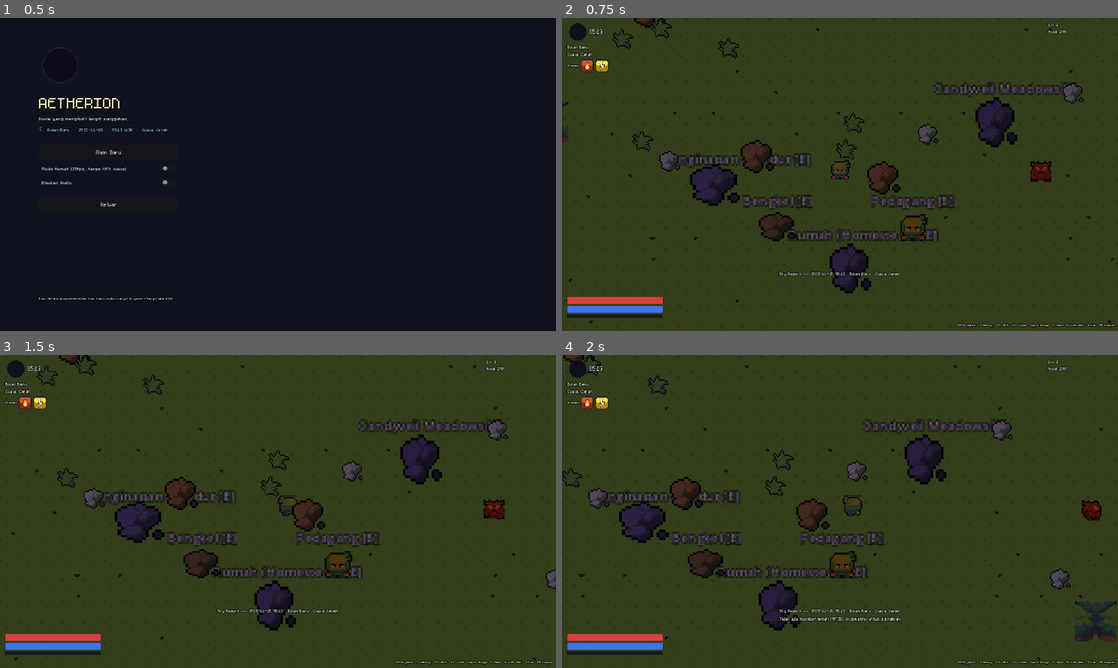
Above: before the commit, frames 1-4 (two rows, left to right).
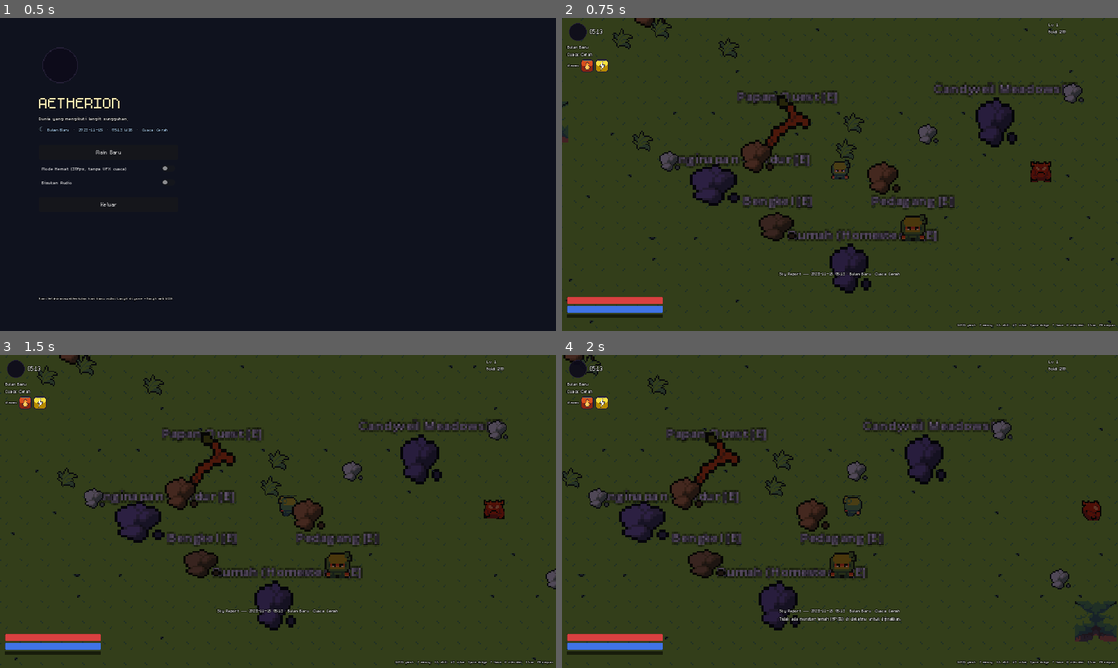
Above: after the commit, the same moments.

Repository: lifkieh/Aetherion
Game: Godot game, scene res://scenes/ui/MainMenu.tscn
Same seed, same stepped clock (60 frames per second), same inputs: the game is played once before the commit and once after it.
Inputs:
- Up to frame 1 (0.5 s): no input
- Up to frame 2 (0.75 s): click "Main Baru" at 0.5 s
- Up to frame 3 (1.5 s): tap Enter at 1.25 s; hold D (move_right) from 1.28 s (still down); tap E (interact) at 1.35 s
- Up to frame 4 (2 s): keep holding D (move_right); tap T (tame) at 1.55 s

Frame 1 is identical in both runs. In frame 2, 0.9% of the frame differs, in the area x 31-50%, y 23-42%; in frame 3, 0.9%, in the area x 29-47%, y 23-42%; in frame 4, 0.9%.

Commit message:
Feature: Daily Quest Board - 3 quests/day rolled from WIB date + weather/moon gating, progress via EventBus, claim rewards; menu Quest tab + board interactable; 82/82 tests
Co-Authored-By: Claude Opus 4.8 (1M context) <noreply@anthropic.com>

Diff:
--- a/game/autoload/Db.gd
+++ b/game/autoload/Db.gd
@@ -14,6 +14,7 @@
 var loot_tables: Dictionary = {}   # id -> table
 var sky_calendar: Array = []
 var achievements: Array = []
+var quests: Array = []
 
 var _errors: Array[String] = []
 
@@ -32,6 +33,7 @@
 	elements = _load_object("elements.json")
 	sky_calendar = _load_array("sky_calendar.json")
 	achievements = _load_array("achievements.json")
+	quests = _load_array("quests.json")
 	if _errors.is_empty():
 		print("[Db] Loaded: %d monsters, %d items, %d skills, %d recipes, %d crops, %d scenarios" % [
 			monsters.size(), items.size(), skills.size(), recipes.size(), crops.size(), scenarios.size()])
--- a/game/autoload/PlayerData.gd
+++ b/game/autoload/PlayerData.gd
@@ -54,6 +54,7 @@
 var active_title: String = ""          # equipped title (micro-buff)
 var discovered: Dictionary = {"monsters": {}, "items": {}, "weathers": {}}  # Aetherpedia
 var craft_insight: Dictionary = {}     # recipe_id -> accumulated success bonus
+var daily_quests: Dictionary = {}      # {date, quests:[...]} — Daily Quest Board
 
 func _ready() -> void:
 	recalculate_stats()
@@ -81,6 +82,7 @@
 	active_title = ""
 	discovered = {"monsters": {}, "items": {}, "weathers": {}}
 	craft_insight = {}
+	daily_quests = {}
 	birth_sign = _birth_sign_from_today()
 	recalculate_stats()
 	hp = max_hp
@@ -259,7 +261,7 @@
 		"active_pet_index": active_pet_index, "homestead_plots": homestead_plots,
 		"scenario_flags": scenario_flags, "titles": titles, "professions": professions,
 		"achievements": achievements, "active_title": active_title, "discovered": discovered,
-		"craft_insight": craft_insight,
+		"craft_insight": craft_insight, "daily_quests": daily_quests,
 	}
 
 func from_save(d: Dictionary) -> void:
@@ -284,6 +286,7 @@
 	active_title = d.get("active_title", "")
 	discovered = d.get("discovered", {"monsters": {}, "items": {}, "weathers": {}})
 	craft_insight = d.get("craft_insight", {})
+	daily_quests = d.get("daily_quests", {})
 	infusion = {}          # transient — never carry over a save
 	mounted = false        # never load mounted (pet may not exist)
 	recalculate_stats()
--- /dev/null
+++ b/game/autoload/QuestSystem.gd
@@ -0,0 +1,118 @@
+extends Node
+## QuestSystem (MARKET_STUDY A) — Daily Quest Board.
+## 3 quests rolled deterministically from the real WIB date, some gated by
+## today's weather/moon. Progress tracked via EventBus; rewards on claim.
+## Resets each WIB day. Persisted in PlayerData.daily_quests.
+
+const DAILY_COUNT := 3
+
+func _ready() -> void:
+	EventBus.monster_killed.connect(_on_kill)
+	EventBus.node_harvested.connect(_on_gather)
+	EventBus.item_crafted.connect(_on_craft)
+	EventBus.pet_added.connect(_on_tame)
+	EventBus.hour_passed.connect(func(_h): ensure_today())
+	call_deferred("ensure_today")
+
+# --- Daily roll -------------------------------------------------------------
+
+func ensure_today() -> void:
+	var today := GameClock.date_string()
+	if PlayerData.daily_quests.get("date", "") == today and PlayerData.daily_quests.has("quests"):
+		return
+	_roll(today)
+
+func _date_seed(date: String) -> int:
+	var s := 0
+	for i in range(date.length()):
+		s = (s * 31 + date.unicode_at(i)) % 2147483647
+	return s
+
+func _roll(date: String) -> void:
+	var rng := RandomNumberGenerator.new()
+	rng.seed = _date_seed(date)
+	# eligible pool: skip sky-gated quests whose condition isn't active today
+	var pool: Array = []
+	for q in Db.quests:
+		var cond: String = q.get("condition", "")
+		if cond == "full_moon" and not GameClock.is_full_moon():
+			continue
+		pool.append(q)
+	# deterministic shuffle by sorting on a per-id hash
+	pool.sort_custom(func(a, b): return _q_hash(a, rng.seed) < _q_hash(b, rng.seed))
+	var picked: Array = []
+	for i in range(min(DAILY_COUNT, pool.size())):
+		var q: Dictionary = pool[i]
+		picked.append({
+			"id": q.id, "name": q.get("name", q.id), "desc": q.get("desc", ""),
+			"type": q.type, "target": q.get("target", "any"), "count": int(q.count),
+			"condition": q.get("condition", ""), "progress": 0, "done": false, "claimed": false,
+			"reward_gold": int(q.get("reward_gold", 0)),
+			"reward_item": q.get("reward_item", ""), "reward_qty": int(q.get("reward_qty", 1)),
+		})
+	PlayerData.daily_quests = {"date": date, "quests": picked}
+	EventBus.toast.emit("📋 Papan Quest harian diperbarui (%d misi)." % picked.size())
+
+func _q_hash(q: Dictionary, seed: int) -> int:
+	var s := seed
+	var id: String = q.get("id", "")
+	for i in range(id.length()):
+		s = (s * 131 + id.unicode_at(i)) % 2147483647
+	return s
+
+func quests() -> Array:
+	return PlayerData.daily_quests.get("quests", [])
+
+# --- Progress ---------------------------------------------------------------
+
+func _cond_ok(q: Dictionary) -> bool:
+	match q.get("condition", ""):
+		"rain": return WorldState.is_wet_weather()
+		"full_moon": return GameClock.is_full_moon()
+		_: return true
+
+func _advance(type: String, target: String) -> void:
+	var changed := false
+	for q in quests():
+		if q.done or q.type != type:
+			continue
+		if q.target != "any" and q.target != target:
+			continue
+		if not _cond_ok(q):
+			continue
+		q.progress += 1
+		if q.progress >= q.count:
+			q.progress = q.count
+			q.done = true
+			EventBus.toast.emit("✅ Quest selesai: %s — klaim di Papan!" % q.name)
+			Audio.play_sfx("success")
+		changed = true
+	if changed:
+		EventBus.counter_changed.emit("quest_progress", 0)  # nudge UI refresh
+
+func _on_kill(species: String, _m) -> void:
+	_advance("kill", species)
+
+func _on_gather(kind: String, _item: String, _qty: int) -> void:
+	_advance("gather", kind)
+
+func _on_craft(_item: String, success: bool) -> void:
+	if success:
+		_advance("craft", "any")
+
+func _on_tame(_pet: Dictionary) -> void:
+	_advance("tame", "any")
+
+# --- Claim ------------------------------------------------------------------
+
+func claim(quest_id: String) -> bool:
+	for q in quests():
+		if q.id == quest_id and q.done and not q.claimed:
+			q.claimed = true
+			if q.reward_gold > 0:
+				PlayerData.add_gold(q.reward_gold)
+			if q.reward_item != "":
+				PlayerData.add_item(q.reward_item, q.reward_qty)
+			EventBus.toast.emit("🎁 Hadiah quest: %dG + %s" % [q.reward_gold, Db.item_name(q.reward_item)])
+			return true
+	return false
--- /dev/null
+++ b/game/data/quests.json
@@ -0,0 +1,11 @@
+[
+  {"id": "q_hunt", "name": "Perburuan Harian", "type": "kill", "target": "any", "count": 8, "reward_gold": 120, "reward_item": "minor_potion", "reward_qty": 2, "desc": "Kalahkan 8 monster."},
+  {"id": "q_wet_hunt", "name": "Badai Berburu", "type": "kill", "target": "any", "count": 5, "condition": "rain", "reward_gold": 200, "reward_item": "greater_orb", "reward_qty": 1, "desc": "Kalahkan 5 monster saat hujan (petir menyambar!)."},
+  {"id": "q_wolves", "name": "Ancaman Serigala", "type": "kill", "target": "grey_wolf", "count": 4, "reward_gold": 150, "reward_item": "saddle", "reward_qty": 1, "desc": "Kalahkan 4 Grey Wolf."},
+  {"id": "q_wood", "name": "Kayu Bakar", "type": "gather", "target": "tree", "count": 6, "reward_gold": 90, "reward_item": "plank", "reward_qty": 3, "desc": "Tebang kayu 6 kali."},
+  {"id": "q_mine", "name": "Kilau Tembaga", "type": "gather", "target": "ore", "count": 5, "reward_gold": 110, "reward_item": "copper_bar", "reward_qty": 2, "desc": "Tambang bijih 5 kali."},
+  {"id": "q_craft", "name": "Tukang Rajin", "type": "craft", "target": "any", "count": 3, "reward_gold": 100, "reward_item": "mana_draught", "reward_qty": 2, "desc": "Buat 3 item di bengkel."},
+  {"id": "q_tame", "name": "Sahabat Baru", "type": "tame", "target": "any", "count": 1, "reward_gold": 180, "reward_item": "greater_orb", "reward_qty": 1, "desc": "Jinakkan 1 monster."},
+  {"id": "q_moon_hunt", "name": "Perburuan Purnama", "type": "kill", "target": "any", "count": 10, "condition": "full_moon", "reward_gold": 300, "reward_item": "master_orb", "reward_qty": 1, "desc": "Kalahkan 10 monster saat purnama."},
+  {"id": "q_candy", "name": "Panen Manis", "type": "gather", "target": "lollipop", "count": 4, "reward_gold": 130, "reward_item": "sugar_crystal", "reward_qty": 3, "desc": "Panen 4 pohon lolipop di Candyveil."}
+]
--- a/game/project.godot
+++ b/game/project.godot
@@ -24,6 +24,7 @@
 ScenarioManager="*res://autoload/ScenarioManager.gd"
 Settings="*res://autoload/Settings.gd"
 Achievements="*res://autoload/Achievements.gd"
+QuestSystem="*res://autoload/QuestSystem.gd"
 
 [display]
 
--- a/game/scenes/Main.gd
+++ b/game/scenes/Main.gd
@@ -309,6 +309,10 @@
 	add_child(cv)
 	cv.setup("res://scenes/world/Candyveil.tscn", "Candyveil Meadows [E]")
 	cv.global_position = center + Vector2(120, -40)
+	var board := preload("res://scenes/world/Interactable.tscn").instantiate()
+	add_child(board)
+	board.setup("board")
+	board.global_position = center + Vector2(-40, -40)
 
 func _add_gather_node(holder: Node2D, kind: String, pos: Vector2) -> void:
 	var node := preload("res://scenes/world/GatherNode.tscn").instantiate()
--- a/game/scenes/ui/MenuUI.gd
+++ b/game/scenes/ui/MenuUI.gd
@@ -61,7 +61,7 @@
 
 	var tabs := HBoxContainer.new()
 	vb.add_child(tabs)
-	for m in [["inventory", "Tas"], ["crafting", "Craft"], ["shop", "Toko"], ["pedia", "Pedia"]]:
+	for m in [["inventory", "Tas"], ["crafting", "Craft"], ["shop", "Toko"], ["quest", "Quest"], ["pedia", "Pedia"]]:
 		var b := Button.new()
 		b.text = m[1]
 		if _font: b.add_theme_font_override("font", _font)
@@ -136,6 +136,31 @@
 		"shop": _build_shop()
 		"system": _build_system()
 		"pedia": _build_pedia()
+		"quest": _build_quests()
+
+func _build_quests() -> void:
+	title.text = "Papan Quest Harian"
+	QuestSystem.ensure_today()
+	content.add_child(_mk_label("Tanggal: %s (reset tiap hari WIB)" % PlayerData.daily_quests.get("date", "?"), 13))
+	var qs: Array = QuestSystem.quests()
+	if qs.is_empty():
+		content.add_child(_mk_label("(tidak ada quest)", 14))
+	for q in qs:
+		var h := _row()
+		var cond := ""
+		if q.get("condition", "") == "rain": cond = " ☔"
+		elif q.get("condition", "") == "full_moon": cond = " 🌕"
+		var status := "✔" if q.done else "%d/%d" % [q.progress, q.count]
+		var reward := "%dG" % q.reward_gold
+		if q.reward_item != "": reward += " + %s x%d" % [Db.item_name(q.reward_item), q.reward_qty]
+		var l := _mk_label("%s%s  [%s]  → %s" % [q.name, cond, status, reward], 14)
+		l.custom_minimum_size = Vector2(400, 0)
+		if q.claimed: l.modulate = Color(0.5, 0.5, 0.5)
+		h.add_child(l)
+		if q.done and not q.claimed:
+			h.add_child(_btn("Klaim", func(): QuestSystem.claim(q.id); _rebuild()))
+		elif q.claimed:
+			h.add_child(_mk_label("diklaim", 12))
 
 func _build_pedia() -> void:
 	title.text = "Aetherpedia"
--- a/game/scenes/world/Interactable.gd
+++ b/game/scenes/world/Interactable.gd
@@ -16,7 +16,12 @@
 	_build()
 
 func _build() -> void:
-	if kind == "inn":
+	if kind == "board":
+		sprite.texture = load("res://assets/game/sprites/props/branch.png")
+		sprite.scale = Vector2(2.2, 2.6)
+		sprite.modulate = Color(0.75, 0.6, 0.4)
+		label.text = "Papan Quest [E]"
+	elif kind == "inn":
 		sprite.texture = load("res://assets/game/sprites/props/rock.png")
 		sprite.scale = Vector2(2.4, 2.0)
 		sprite.modulate = Color(0.55, 0.45, 0.75)
@@ -45,6 +50,8 @@
 		return
 	if kind == "shop":
 		menu.open("shop", self)
+	elif kind == "board":
+		menu.open("quest", self)
 	else:
 		menu.open("crafting", self)
 
--- a/game/tests/TestRunner.gd
+++ b/game/tests/TestRunner.gd
@@ -22,6 +22,7 @@
 	_test_scenario()
 	_test_saveload()
 	_test_achievements()
+	_test_quests()
 	await _test_bugfixes()
 	print("===== RESULT: %d passed, %d failed =====\n" % [passed, failed])
 	get_tree().quit(1 if failed > 0 else 0)
@@ -157,6 +158,36 @@
 	check("backdated plot is ready", st.ready and st.stage == st.stages)
 	var young := {"crop_id": "mintleaf", "planted_at_unix": GameClock.unix_now() - int(grow / 4)}
 	check("young plot not ready", not HomesteadSystem.plot_status(young).ready)
+
+func _test_quests() -> void:
+	print("[QuestSystem]")
+	check("quests data loaded", Db.quests.size() >= 5)
+	PlayerData.new_game()
+	PlayerData.daily_quests = {}
+	QuestSystem.ensure_today()
+	var qs: Array = QuestSystem.quests()
+	check("daily quests rolled (<=3)", qs.size() > 0 and qs.size() <= 3)
+	check("quest board dated today", PlayerData.daily_quests.get("date", "") == GameClock.date_string())
+	var ids1 := qs.map(func(q): return q.id)
+	PlayerData.daily_quests = {}
+	QuestSystem.ensure_today()
+	var ids2 := QuestSystem.quests().map(func(q): return q.id)
+	check("daily roll deterministic per date", str(ids1) == str(ids2))
+	# complete a no-condition kill quest if one was rolled
+	var kq = null
+	for q in QuestSystem.quests():
+		if q.type == "kill" and q.get("condition", "") == "":
+			kq = q; break
+	if kq != null:
+		for i in range(int(kq.count)):
+			EventBus.monster_killed.emit("verdant_slime", null)
+		check("kill quest completes", kq.done)
+		var gold_before: int = PlayerData.gold
+		check("claim grants reward", QuestSystem.claim(kq.id) and PlayerData.gold > gold_before)
+		check("cannot double-claim", not QuestSystem.claim(kq.id))
+	else:
+		check("no-condition kill quest availability (n/a today)", true)
+	PlayerData.new_game()
 
 func _test_bugfixes() -> void:
 	print("[bug fixes]")
Not shown, added: reports/quest_board.png
